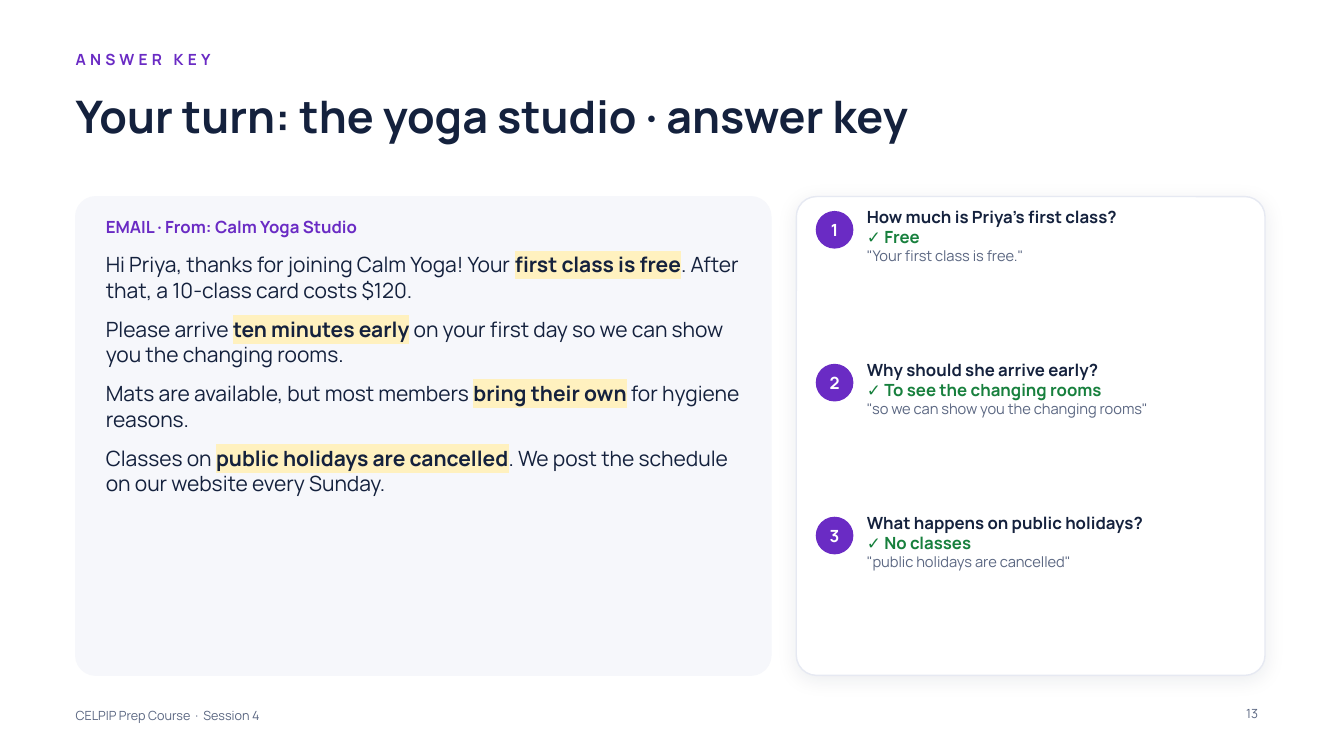
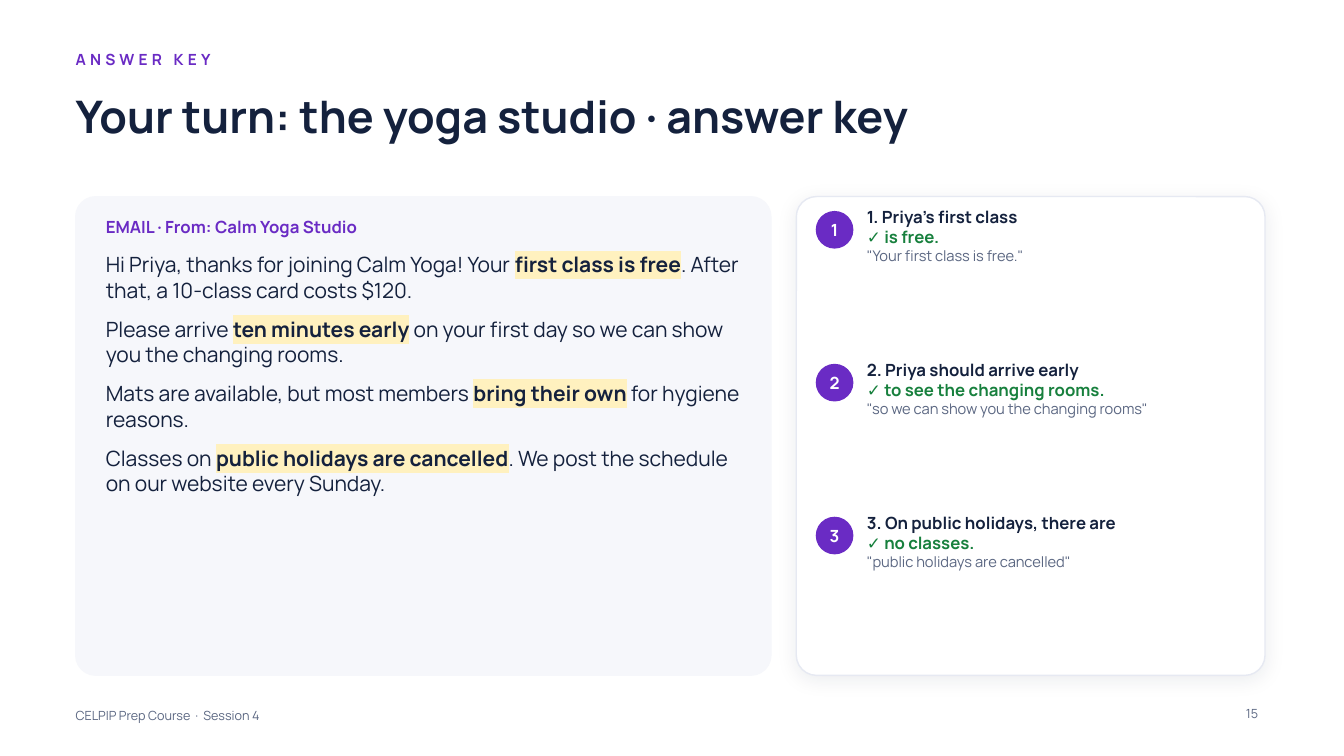
Before and after one commit to learnovateqa/The_English_Academy_CELPIP, a slide deck: slide 15 of decks/session-04.pptx (slide 13 before the commit). Drawn at 1344x756 pixels with LibreOffice and Linux fonts; fonts in the diff are those of the drawing. Boxes give left, top, right and bottom in pixels: in the first picture for what was removed or moved away, otherwise in the second. Text is boxed around its words. In the diff, an @@ line names an element or a change of style, - is before the commit and + after.

```diff
--- a/decks/session-04.pptx
+++ b/decks/session-04.pptx
@@ text at box(867, 210, 1017, 244): text changed @@
-How much is Priya’s first class?
-✓ Free
+1. Priya’s first class
+✓ is free.
@@ text at box(867, 363, 1104, 401): text changed @@
-Why should she arrive early?
-✓ To see the changing rooms
+2. Priya should arrive early
+✓ to see the changing rooms.
@@ text at box(867, 516, 1115, 550): text changed @@
-What happens on public holidays?
-✓ No classes
+3. On public holidays, there are
+✓ no classes.
@@ page number at box(1246, 709, 1258, 718): text changed @@
-13
+15
```
Also in this commit, not shown: 9 other slides changed, 3 slides added, 2 other files.
